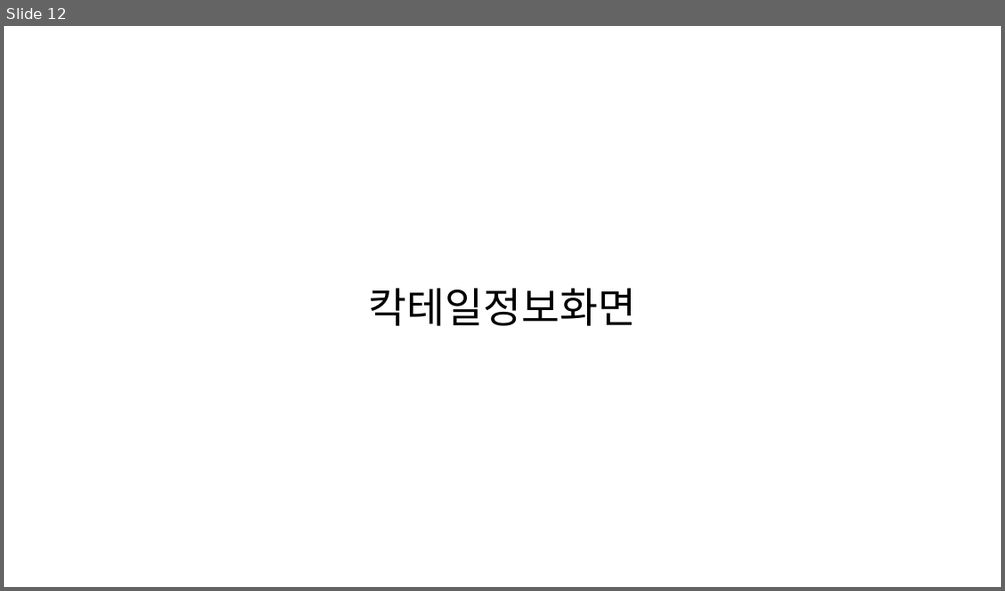
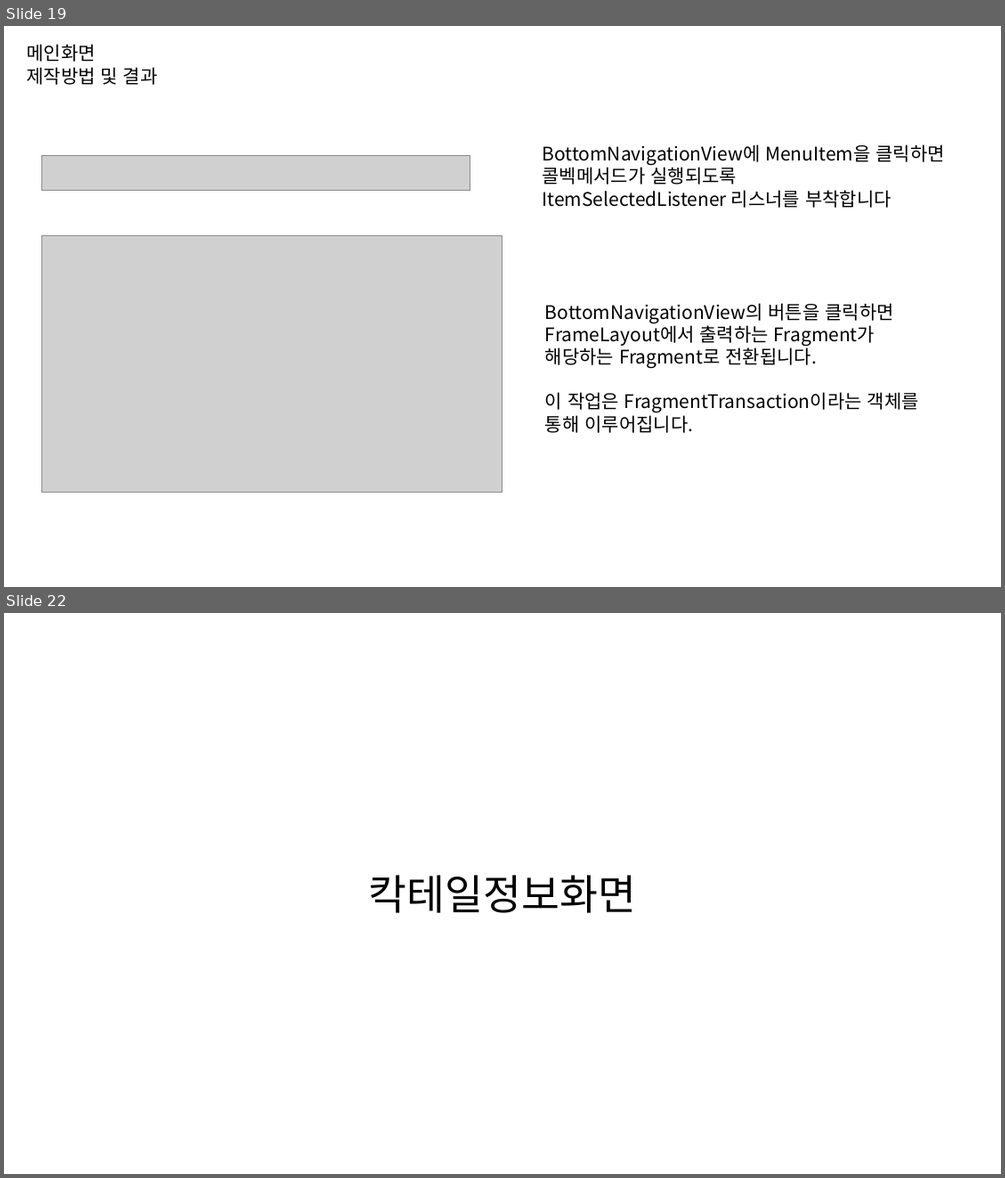
Before and after one commit to byungmeo/CockFit, a slide deck: Documents/4.제작보고서/제작보고서 자료.pptx. Shown one above the other, each under a label of ours: slide 12 before the commit, slides 19 and 22 after it; the slides between them are not shown. The pictures are 1005x591 and 1005x1178 pixels, drawn with LibreOffice and Linux fonts; fonts in the diff are those of the drawing; grey boxes stand for pictures. Boxes give left, top, right and bottom in pixels: in the first picture for what was removed or moved away, otherwise in the second. Text is boxed around its words. In the diff, an @@ line names an element or a change of style, - is before the commit and + after.

Commit message:
제작보고서자료업데이트 / 레시피해시태그표시 / 나만의레시피 표시

```diff
--- a/Documents/4.제작보고서/제작보고서 자료.pptx
+++ b/Documents/4.제작보고서/제작보고서 자료.pptx
@@ slide 19 added at <box>4,26,1001,587</box>, background #FFFFFF @@
@@ text added at <box>26,44,158,85</box>, 18 pt, text #000000 @@
+메인화면
+제작방법 및 결과
@@ picture added at <box>41,155,469,191</box> @@
@@ text added at <box>542,144,945,208</box>, 18 pt, text #000000 @@
+BottomNavigationView에 MenuItem을 클릭하면
+콜벡메서드가 실행되도록
+ItemSelectedListener 리스너를 부착합니다
@@ picture added at <box>41,236,502,492</box> @@
@@ text added at <box>545,303,919,433</box>, 18 pt, text #000000 @@
+BottomNavigationView의 버튼을 클릭하면
+FrameLayout에서 출력하는 Fragment가
+해당하는 Fragment로 전환됩니다.
+이 작업은 FragmentTransaction이라는 객체를
+통해 이루어집니다.
@@ what was slide 12 is now slide 22 @@
```
Also in this commit, not shown: 8 slides changed, 9 other slides added, 1 slide removed, 7 other files.
